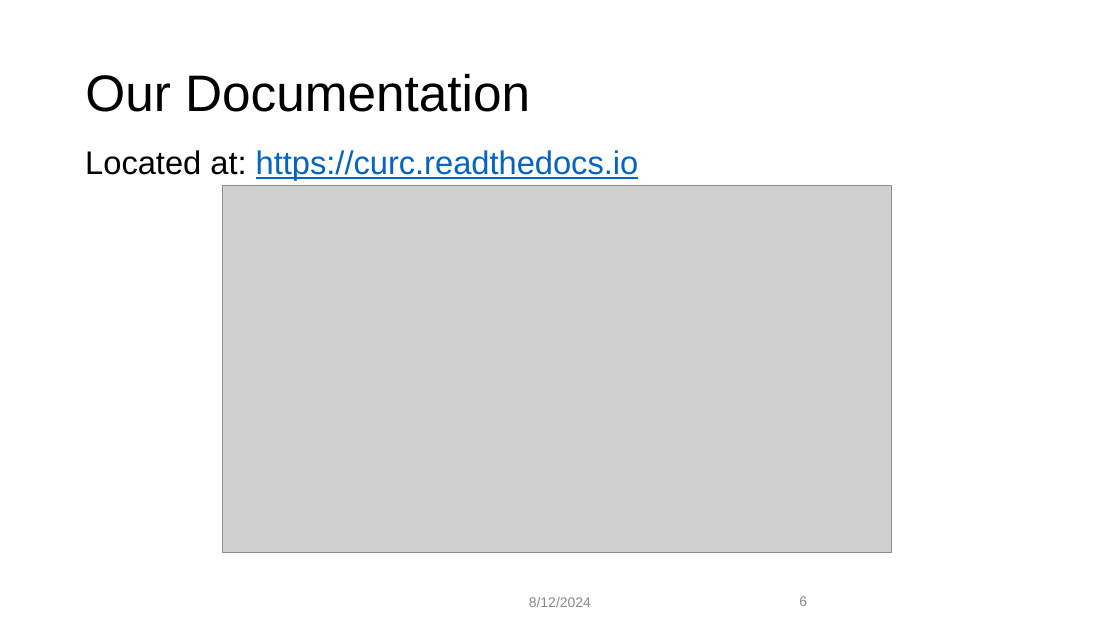
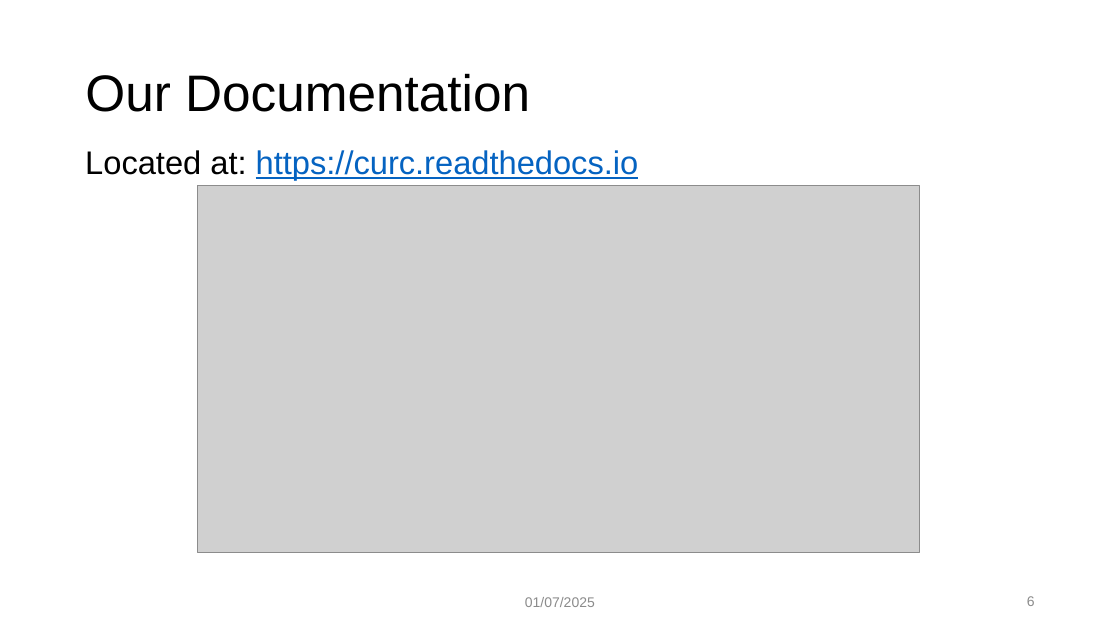
Before and after one commit to mohalkh5/hpc_fundamentals_micro_credential, a slide deck: slide 6 of asking_for_help/getting_help_curc.pptx. Drawn at 1120x630 pixels with LibreOffice and Linux fonts; fonts in the diff are those of the drawing; grey boxes stand for pictures; background and template pictures are left out. Boxes give left, top, right and bottom in pixels: in the first picture for what was removed or moved away, otherwise in the second. Text is boxed around its words. In the diff, an @@ line names an element or a change of style, - is before the commit and + after.

Commit message:
Updated lecture for Jan 2024 (#13)

```diff
--- a/asking_for_help/getting_help_curc.pptx
+++ b/asking_for_help/getting_help_curc.pptx
@@ picture resized from (x1=223, y1=186, x2=891, y2=554) to (x1=197, y1=186, x2=919, y2=554) @@
@@ text at (x1=525, y1=597, x2=595, y2=607): text changed @@
-8/12/2024
+01/07/2025
@@ page number at (x1=1027, y1=596, x2=1035, y2=606): alignment left to right @@
```
Also in this commit, not shown: 18 other slides changed, 1 slide added, 2 slides removed, 1 other file.
